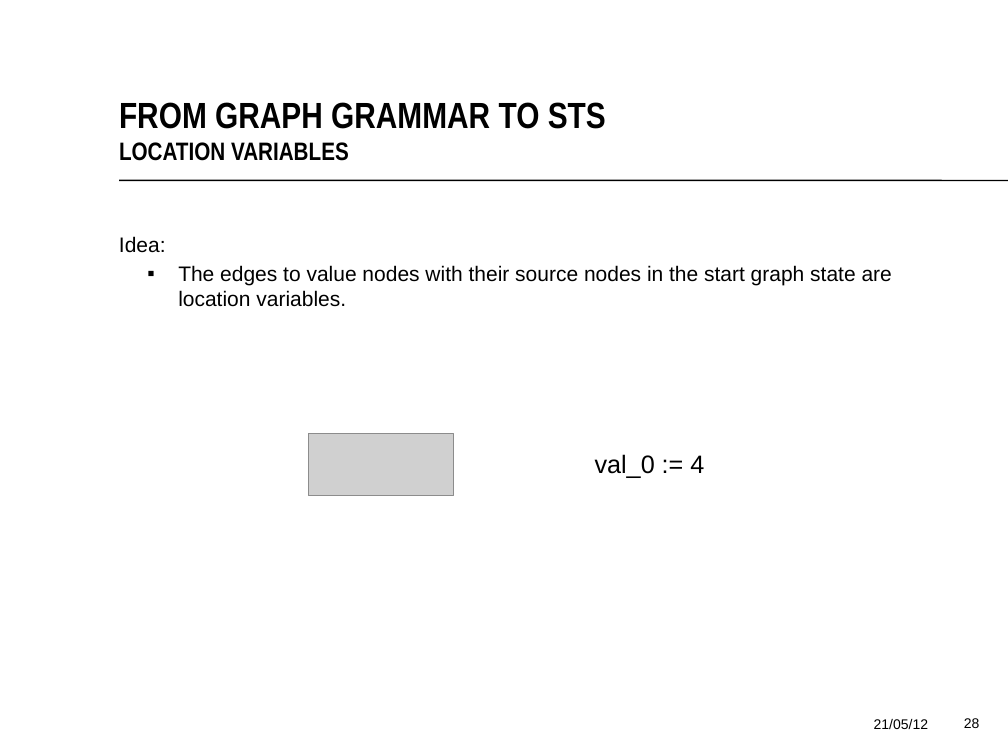
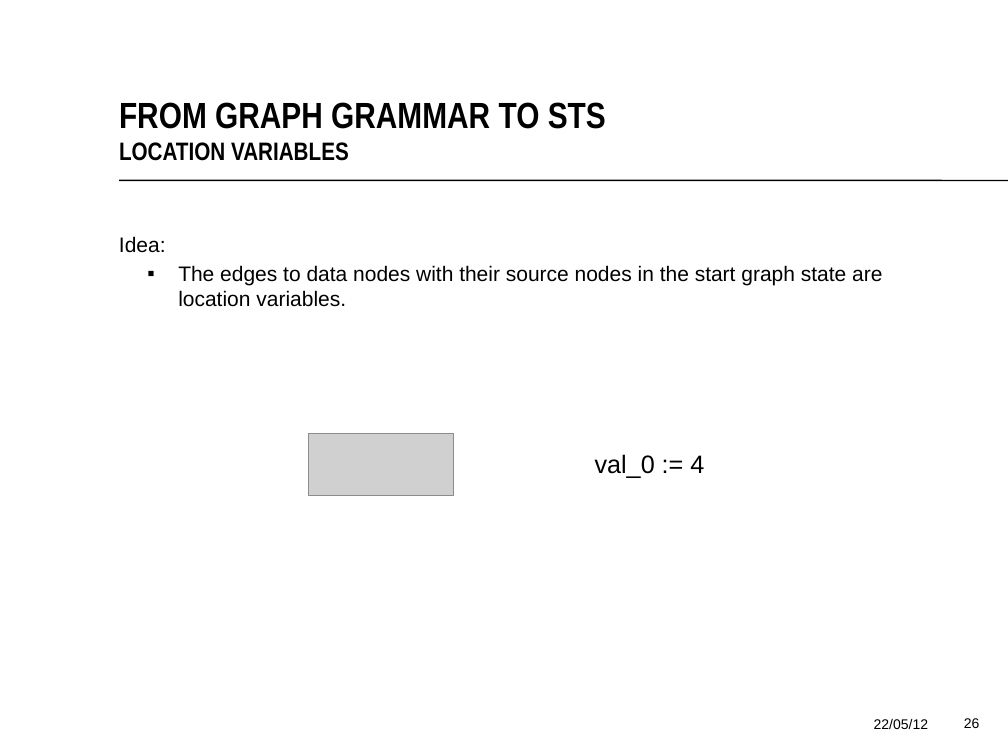
Before and after one commit to vincentdebruijnut/MBT-with-GTS, a slide deck: slide 26 of Final-thesis/presentation/presentatie.odp (slide 28 before the commit). Drawn at 1008x756 pixels with LibreOffice and Linux fonts; fonts in the diff are those of the drawing; grey boxes stand for pictures; background and template pictures are left out. Boxes give left, top, right and bottom in pixels: in the first picture for what was removed or moved away, otherwise in the second. Text is boxed around its words. In the diff, an @@ line names an element or a change of style, - is before the commit and + after.

```diff
--- a/Final-thesis/presentation/presentatie.odp
+++ b/Final-thesis/presentation/presentatie.odp
@@ text at <box>178,265,882,307</box>: text changed @@
-  ▪ The edges to value nodes with their source nodes in the start graph state are location variables.
+  ▪ The edges to data nodes with their source nodes in the start graph state are location variables.
@@ text at <box>874,719,928,729</box>: text changed @@
-21/05/12
+22/05/12
```
Also in this commit, not shown: 35 other slides changed, 3 slides removed, 30 other files.
